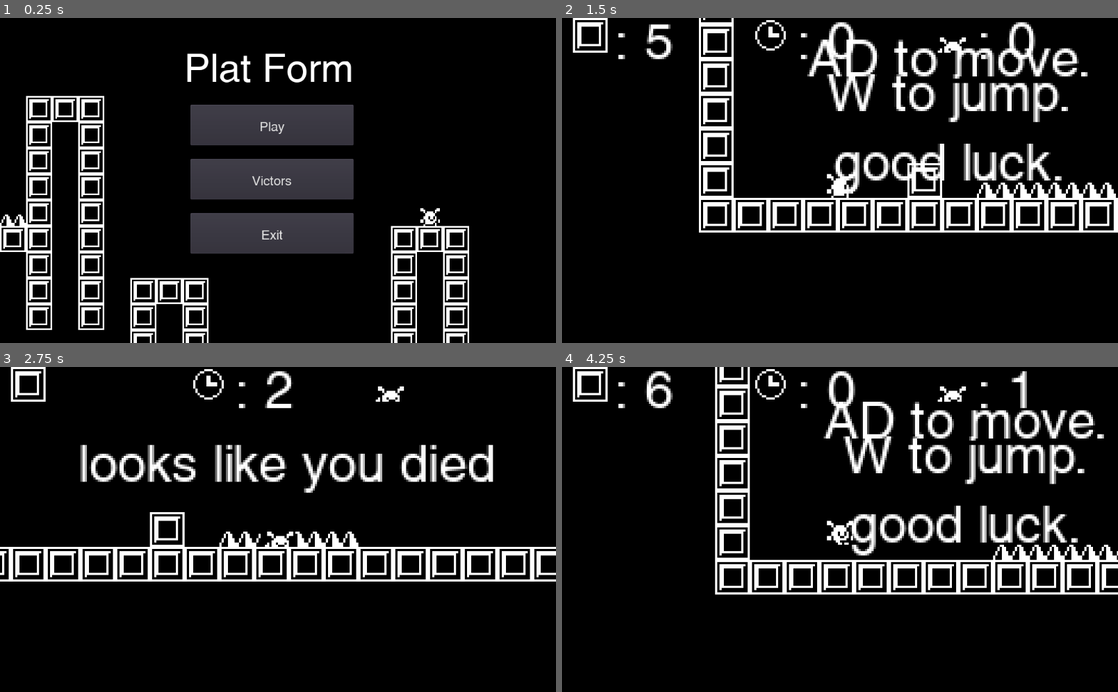
Above: before the commit, frames 1-4 (two rows, left to right).
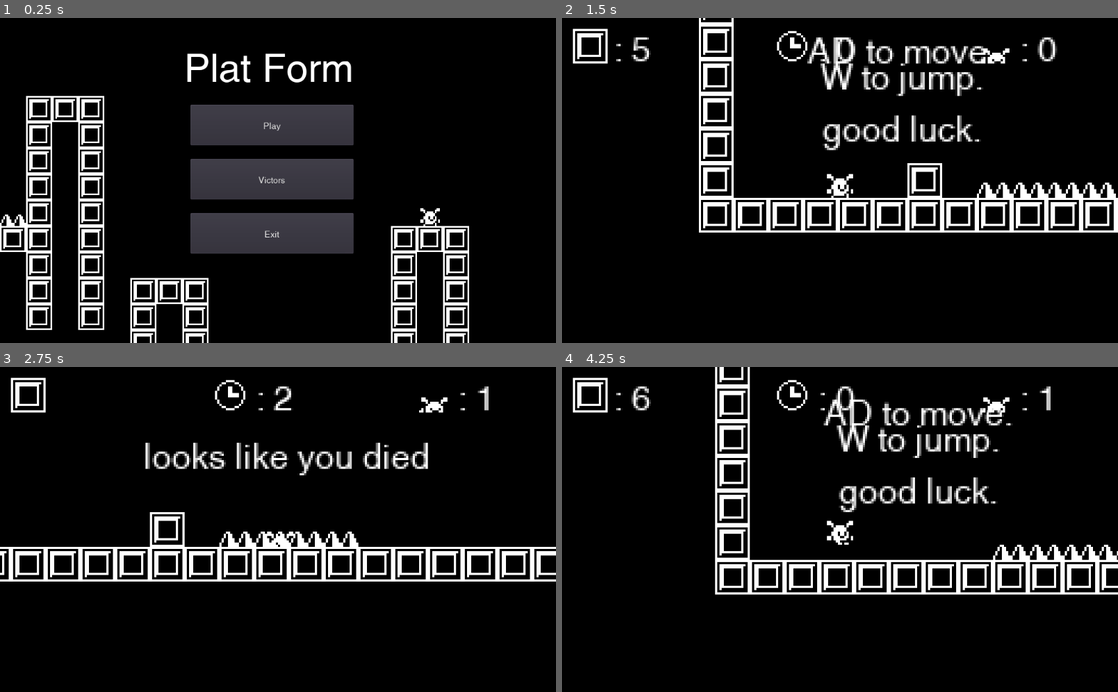
Above: after the commit, the same moments.

Repository: thomasapope/plat-form
Game: Godot game, scene res://scenes/Main.tscn
The game is run twice, just before and just after one commit, with the same random seed, the same clock (stepped at 60 frames per second) and the same inputs.
Inputs (mouse positions are in pixels of both pictures, inside the frame that each line leads up to):
- Up to frame 1 (0.25 s): no input
- Up to frame 2 (1.5 s): click "Play" at 0.5 s; tap Enter at 1.25 s; move the mouse to (962, 164) at 1.27 s; hold D (right) from 1.28 s (still down); click (962, 164) at 1.42 s
- Up to frame 3 (2.75 s): keep holding D (right); tap W (jump) at 1.52, 2.27 s; tap Enter at 2 s; move the mouse to (166, 545) at 2.02 s
- Up to frame 4 (4.25 s): move the mouse to (895, 458) at 2.77 s; release D (right) at 2.78 s; hold A (left) 2.78-3.53 s; tap R (reset) at 3.5 s; move the mouse to (812, 594) at 3.52 s; hold D (right) from 3.53 s (still down); click (812, 594) at 3.67 s; tap W (jump) at 3.77 s

The runs differ from the first frame. In frame 1, 0.2% of the frame differs, in the area x 45-53%, y 31-69%; in frame 2, 9.9%; in frame 3, 6.2%; in frame 4, 10%, in the area x 1-98%, y 0-59%.

Commit message:
Fix Character Sprites #12

Diff:
--- a/scenes/World.tscn
+++ b/scenes/World.tscn
@@ -117,16 +117,19 @@
 align = 1
 
 [node name="GUI" type="HBoxContainer" parent="Camera2D/GUI"]
+anchor_top = 0.01
+anchor_bottom = 0.01
 margin_left = 5.0
+margin_top = 3.0
 margin_right = 251.0
-margin_bottom = 16.0
+margin_bottom = 19.0
 size_flags_horizontal = 3
 __meta__ = {
 "_edit_use_anchors_": false
 }
 
 [node name="Blocks" type="HBoxContainer" parent="Camera2D/GUI/GUI"]
-margin_right = 79.0
+margin_right = 89.0
 margin_bottom = 16.0
 rect_min_size = Vector2( 0, 16 )
 size_flags_horizontal = 3
@@ -142,9 +145,9 @@
 
 [node name="Block Label" type="Label" parent="Camera2D/GUI/GUI/Blocks"]
 margin_left = 19.0
-margin_top = 1.0
-margin_right = 46.0
-margin_bottom = 14.0
+margin_top = 3.0
+margin_right = 36.0
+margin_bottom = 12.0
 text = ": 6"
 valign = 1
 __meta__ = {
@@ -152,8 +155,8 @@
 }
 
 [node name="Time" type="HBoxContainer" parent="Camera2D/GUI/GUI"]
-margin_left = 83.0
-margin_right = 162.0
+margin_left = 93.0
+margin_right = 182.0
 margin_bottom = 16.0
 rect_min_size = Vector2( 0, 16 )
 size_flags_horizontal = 3
@@ -170,22 +173,19 @@
 
 [node name="TimeLabel" type="Label" parent="Camera2D/GUI/GUI/Time"]
 margin_left = 20.0
-margin_top = 1.0
-margin_right = 47.0
-margin_bottom = 14.0
+margin_top = 3.0
+margin_right = 37.0
+margin_bottom = 12.0
 text = ": 0"
 
 [node name="Deaths" type="HBoxContainer" parent="Camera2D/GUI/GUI"]
-margin_left = 166.0
+margin_left = 186.0
 margin_right = 246.0
 margin_bottom = 16.0
 rect_min_size = Vector2( 0, 16 )
-size_flags_horizontal = 3
 size_flags_vertical = 4
 
 [node name="DeathIcon" type="TextureRect" parent="Camera2D/GUI/GUI/Deaths"]
-anchor_top = 0.1
-anchor_bottom = 0.1
 margin_right = 16.0
 margin_bottom = 16.0
 rect_min_size = Vector2( 16, 16 )
@@ -195,10 +195,10 @@
 
 [node name="DeathCountLabel" type="Label" parent="Camera2D/GUI/GUI/Deaths"]
 margin_left = 20.0
-margin_top = 1.0
-margin_right = 80.0
-margin_bottom = 14.0
-rect_min_size = Vector2( 60, 0 )
+margin_top = 3.0
+margin_right = 60.0
+margin_bottom = 12.0
+rect_min_size = Vector2( 40, 0 )
 text = ": 0"
 __meta__ = {
 "_edit_use_anchors_": false
--- a/scripts/World.gd
+++ b/scripts/World.gd
@@ -69,16 +69,14 @@
 	$ResetTimer.start()
 
 	$Tutorials.visible = false
-	$Camera2D/GUI/GUI/Deaths/DeathCountLabel.visible = false
+	#$Camera2D/GUI/GUI/Deaths/DeathCountLabel.visible = false
 	$"Camera2D/GUI/GUI/Blocks/Block Label".visible = false
 
 	game_data.death_count += 1
+	$Camera2D/GUI/GUI/Deaths/DeathCountLabel.text = death_count_format_str % game_data.death_count
 	var error_code = ResourceSaver.save(save_filename, game_data)
 	if (error_code != 0):
 		print_debug("ERROR:", error_code)
-	print (error_code)
-	print ("Checking deaths")
-	print(game_data.death_count)
 
 
 func goal_reached():
--- a/ui/Swansea24.tres
+++ b/ui/Swansea24.tres
@@ -3,5 +3,4 @@
 [ext_resource path="res://ui/Swansea.ttf" type="DynamicFontData" id=1]
 
 [resource]
-size = 24
 font_data = ExtResource( 1 )
Binary file changed: art/character/tile_0280.png
Binary file changed: art/character/tile_0281.png
Binary file changed: art/character/tile_0282.png
Binary file changed: art/character/tile_0283.png
Binary file changed: art/character/tile_0284.png
Binary file changed: art/character/tile_0285.png
Binary file changed: art/character/tile_0286.png
